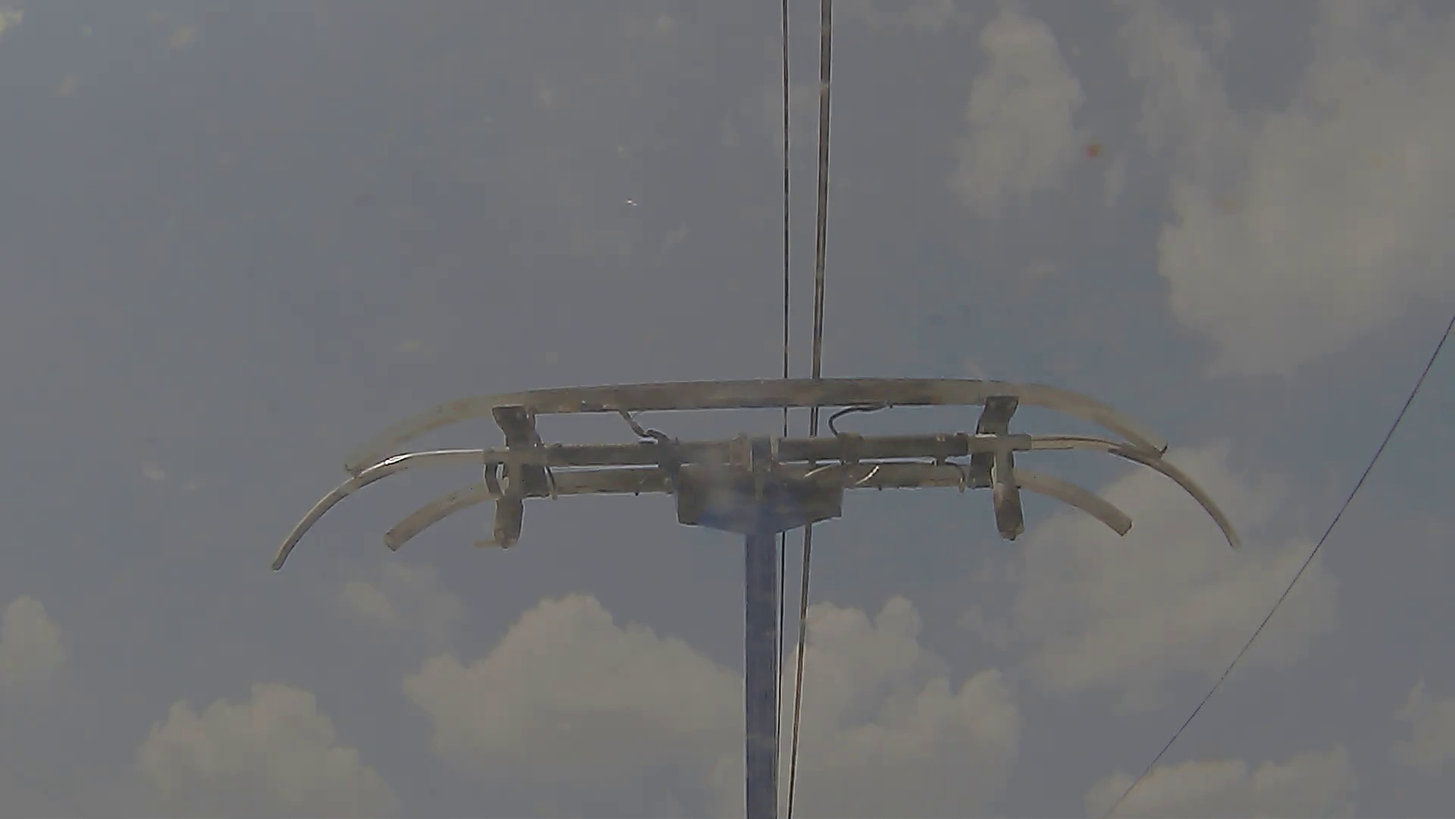
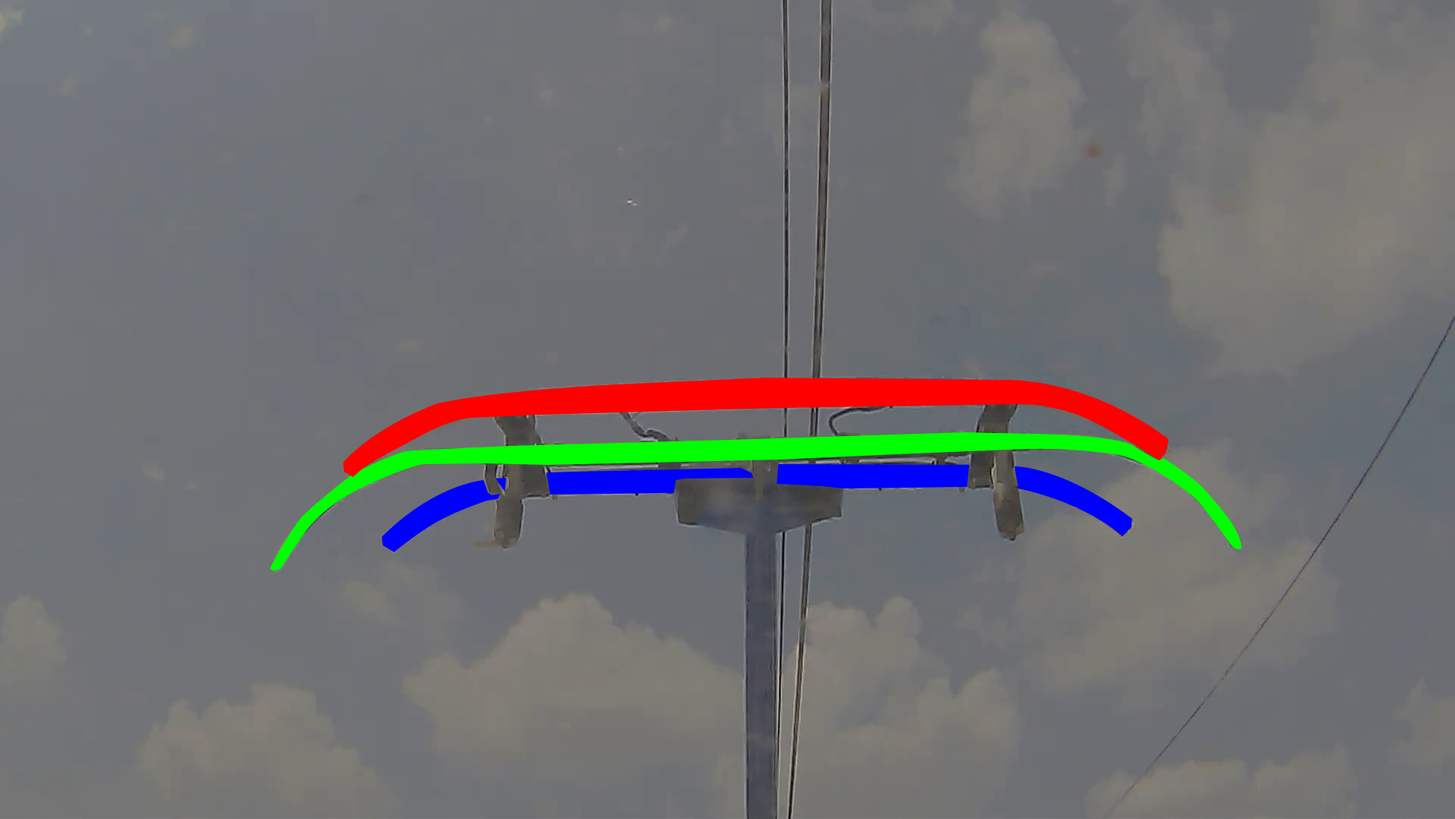
Comparing the layer stacks of the two 1455×819 images. Changes:
showed "mask" (1st of 3, in "front_bar") over left=343, top=377, right=1169, bottom=477
showed "mask" (2nd of 3, in "middle_bar") over left=269, top=432, right=1243, bottom=571
showed "mask" (3rd of 3, in "rear_bar") over left=382, top=463, right=1133, bottom=552
